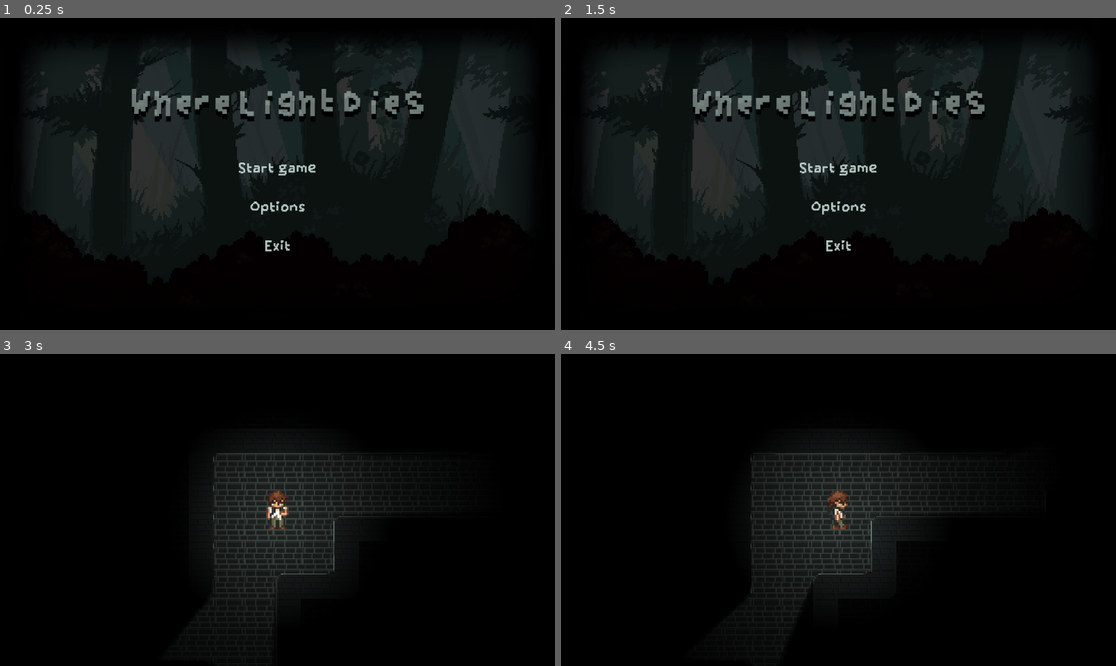
Above: before the commit, frames 1-4 (two rows, left to right).
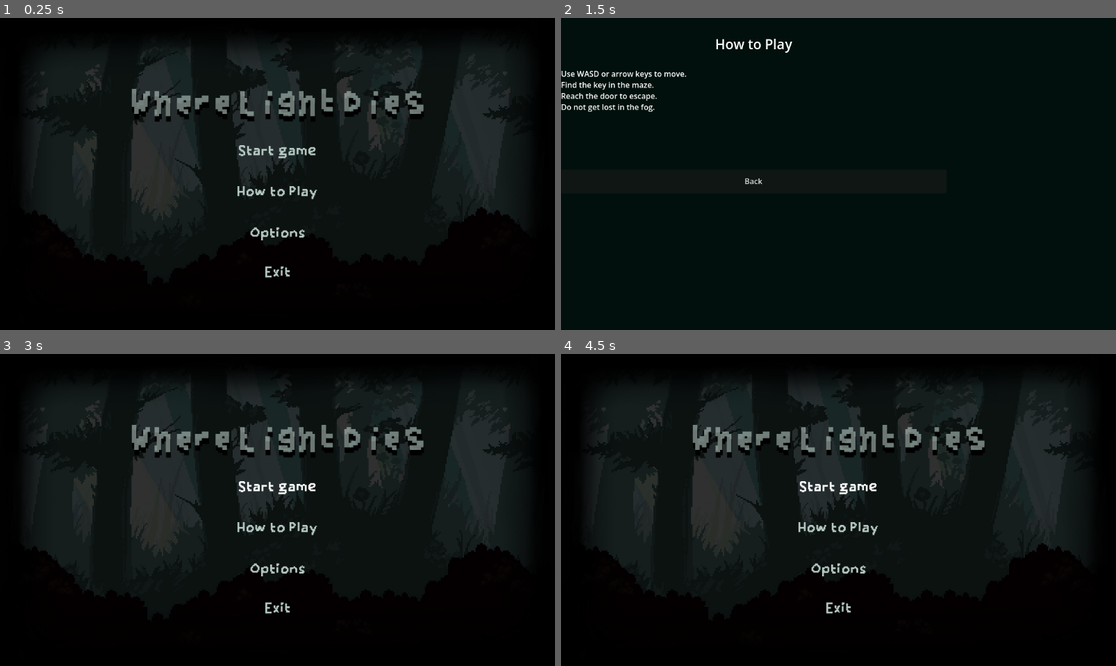
Above: after the commit, the same moments.

Repository: katie-allen2004/Collaborative-Maze-Explorer
Game: Godot game, scene res://start_menu.tscn
Two runs of this game, one before a commit and one after it. Both use one fixed random seed, a clock stepped at 60 frames per second and the inputs below.
Inputs (mouse positions are in pixels of both pictures, inside the frame that each line leads up to):
- Up to frame 1 (0.25 s): no input
- Up to frame 2 (1.5 s): click "Options" at 0.5 s; click (838, 192) at 1.25 s, where only the run after the commit has a clickable "How to Play"
- Up to frame 3 (3 s): click (194, 516) at 2 s, where only the run after the commit has a clickable "Back"; click "Start game" at 2.75 s
- Up to frame 4 (4.5 s): click (838, 488) at 3.5 s, where only the run after the commit has a clickable "Start game"; hold D (move_right) from 4.28 s (still down)

The runs differ from the first frame. In frame 1, 1.2% of the frame differs, in the area x 42-58%, y 40-84%; in frame 2, 15%; in frame 3, 25%, in the area x 5-93%, y 8-95%; in frame 4, 24%.

Commit message:
Add How To Play feature

Diff:
--- /dev/null
+++ b/HowToPlay.tscn
@@ -0,0 +1,59 @@
+[gd_scene format=3 uid="uid://bk727lct8wybq"]
+
+[ext_resource type="Script" uid="uid://ciumtajoi6c82" path="res://how_to_play.gd" id="1_r7xa0"]
+
+[node name="HowToPlay" type="Control" unique_id=918043710]
+layout_mode = 3
+anchors_preset = 0
+offset_right = 40.0
+offset_bottom = 40.0
+script = ExtResource("1_r7xa0")
+
+[node name="ColorRect" type="ColorRect" parent="." unique_id=2075229739]
+layout_mode = 1
+anchors_preset = 15
+anchor_right = 1.0
+anchor_bottom = 1.0
+offset_right = 1880.0
+offset_bottom = 1040.0
+grow_horizontal = 2
+grow_vertical = 2
+color = Color(0.003868322, 0.0628917, 0.049242474, 1)
+
+[node name="VBoxContainer" type="VBoxContainer" parent="." unique_id=2066929846]
+custom_minimum_size = Vector2(800, 400)
+layout_mode = 1
+anchors_preset = 15
+anchor_right = 1.0
+anchor_bottom = 1.0
+offset_right = 760.0
+offset_bottom = 360.0
+grow_horizontal = 2
+grow_vertical = 2
+theme_override_constants/separation = 30
+alignment = 1
+
+[node name="TitleLabel" type="Label" parent="VBoxContainer" unique_id=1732376977]
+custom_minimum_size = Vector2(600, 0)
+layout_mode = 2
+theme_override_font_sizes/font_size = 28
+text = "How to Play"
+horizontal_alignment = 1
+vertical_alignment = 1
+
+[node name="InstructionsLabel" type="RichTextLabel" parent="VBoxContainer" unique_id=1925256327]
+custom_minimum_size = Vector2(700, 180)
+layout_mode = 2
+text = "Use WASD or arrow keys to move.
+Find the key in the maze.
+Reach the door to escape.
+Do not get lost in the fog."
+fit_content = true
+scroll_active = false
+
+[node name="BackButton" type="Button" parent="VBoxContainer" unique_id=671686164]
+custom_minimum_size = Vector2(200, 50)
+layout_mode = 2
+text = "Back"
+
+[connection signal="pressed" from="VBoxContainer/BackButton" to="." method="_on_back_button_pressed"]
--- /dev/null
+++ b/how_to_play.gd
@@ -0,0 +1,9 @@
+extends Control
+
+func _ready():
+	$VBoxContainer/TitleLabel.text = "How to Play"
+	$VBoxContainer/InstructionsLabel.text = "Use WASD or arrow keys to move.\nFind the key in the maze.\nReach the door to escape.\nDo not get lost in the fog."
+	$VBoxContainer/BackButton.text = "Back"
+
+func _on_back_button_pressed():
+	get_tree().change_scene_to_file("res://start_menu.tscn")
--- a/start_menu.gd
+++ b/start_menu.gd
@@ -2,19 +2,19 @@
 
 
 # Called when the node enters the scene tree for the first time.
-func _ready() -> void:
-	pass # Replace with function body.
+
+func _on_start_game_pressed() -> void:
+	$click.play()
+	get_tree().change_scene_to_file("res://EndlessFog.tscn")
+
+func _on_options_pressed() -> void:
+	$click.play()
+	print("options")
+
+func _on_exit_pressed() -> void:
+	$click.play()
+	get_tree().quit()
 
 
-# Called every frame. 'delta' is the elapsed time since the previous frame.
-func _process(delta: float) -> void:
-	pass
-
-func _on_start_game_pressed() -> void:
-	get_tree().change_scene_to_file("res://WhereLightDies.tscn")
-
-func _on_options_pressed() -> void:
-	print("Options pressed")
-
-func _on_exit_pressed() -> void:
-	get_tree().quit()
+func _on_how_to_play_pressed() -> void:
+	get_tree().change_scene_to_file("res://HowToPlay.tscn")
--- a/start_menu.tscn
+++ b/start_menu.tscn
@@ -2,6 +2,7 @@
 
 [ext_resource type="Texture2D" uid="uid://bwory1mq2uwph" path="res://assets/temp-start-screen-bg.jpg" id="1_jwbto"]
 [ext_resource type="Script" uid="uid://bgbxcp4peephy" path="res://start_menu.gd" id="1_v2mkm"]
+[ext_resource type="AudioStream" uid="uid://dy8tdi0n5xqad" path="res://audio/Original 8-Bit Music_ Spooky Theme.mp3" id="2_ctwoq"]
 [ext_resource type="FontFile" uid="uid://bpo13w6vrdn4t" path="res://assets/sd_auto_pilot.ttf" id="2_ia0g5"]
 [ext_resource type="FontFile" uid="uid://jira6kbjcahw" path="res://assets/Qaaxee.ttf" id="2_vpdu5"]
 
@@ -10,6 +11,8 @@
 modulate_color = Color(0.40392157, 0.40392157, 0.40392157, 1)
 
 [sub_resource type="StyleBoxEmpty" id="StyleBoxEmpty_ia0g5"]
+
+[sub_resource type="StyleBoxEmpty" id="StyleBoxEmpty_ctwoq"]
 
 [sub_resource type="StyleBoxEmpty" id="StyleBoxEmpty_vpdu5"]
 
@@ -28,7 +31,7 @@
 shadow_size = 1
 shadow_offset = Vector2(0, 3.41)
 
-[node name="StartMenu" type="Control" unique_id=715151645]
+[node name="StartMenu" type="Control" unique_id=304694012]
 layout_mode = 3
 anchors_preset = 15
 anchor_right = 1.0
@@ -37,7 +40,13 @@
 grow_vertical = 2
 script = ExtResource("1_v2mkm")
 
-[node name="Panel" type="Panel" parent="." unique_id=1474431465]
+[node name="click" type="AudioStreamPlayer" parent="." unique_id=1490807961]
+
+[node name="BGM" type="AudioStreamPlayer" parent="." unique_id=2079630390]
+stream = ExtResource("2_ctwoq")
+autoplay = true
+
+[node name="Panel" type="Panel" parent="." unique_id=1400252301]
 layout_mode = 1
 anchors_preset = 15
 anchor_right = 1.0
@@ -46,7 +55,7 @@
 grow_vertical = 2
 theme_override_styles/panel = SubResource("StyleBoxTexture_ia0g5")
 
-[node name="VBoxContainer" type="VBoxContainer" parent="." unique_id=1620376572]
+[node name="VBoxContainer" type="VBoxContainer" parent="." unique_id=693685247]
 layout_mode = 1
 anchors_preset = 7
 anchor_left = 0.5
@@ -61,7 +70,7 @@
 grow_vertical = 0
 theme_override_constants/separation = 50
 
-[node name="Start Game" type="Button" parent="VBoxContainer" unique_id=1989742362]
+[node name="Start Game" type="Button" parent="VBoxContainer" unique_id=795669481]
 layout_mode = 2
 theme_override_colors/font_color = Color(0.78039217, 0.8627451, 0.8352941, 0.89411765)
 theme_override_colors/font_pressed_color = Color(0.32064736, 0.42509598, 0.39246023, 0.89411765)
@@ -72,7 +81,18 @@
 text = "Start game"
 flat = true
 
-[node name="Options" type="Button" parent="VBoxContainer" unique_id=1428109909]
+[node name="HowToPlay" type="Button" parent="VBoxContainer" unique_id=188835778]
+custom_minimum_size = Vector2(200, 40)
+layout_mode = 2
+theme_override_colors/font_color = Color(0.78039217, 0.8627451, 0.8352941, 0.89411765)
+theme_override_colors/font_pressed_color = Color(0.32156864, 0.42352942, 0.39215687, 0.89411765)
+theme_override_colors/font_hover_color = Color(0.972549, 0.98039216, 0.9764706, 1)
+theme_override_fonts/font = ExtResource("2_vpdu5")
+theme_override_font_sizes/font_size = 30
+theme_override_styles/normal = SubResource("StyleBoxEmpty_ctwoq")
+text = "How to Play"
+
+[node name="Options" type="Button" parent="VBoxContainer" unique_id=1291739087]
 layout_mode = 2
 theme_override_colors/font_color = Color(0.78039217, 0.8627451, 0.8352941, 0.89411765)
 theme_override_colors/font_pressed_color = Color(0.32156864, 0.42352942, 0.39215687, 0.89411765)
@@ -83,7 +103,7 @@
 text = "Options"
 flat = true
 
-[node name="Exit" type="Button" parent="VBoxContainer" unique_id=1806980836]
+[node name="Exit" type="Button" parent="VBoxContainer" unique_id=1582585032]
 layout_mode = 2
 theme_override_colors/font_color = Color(0.78039217, 0.8627451, 0.8352941, 0.89411765)
 theme_override_colors/font_pressed_color = Color(0.32156864, 0.42352942, 0.39215687, 0.89411765)
@@ -94,7 +114,7 @@
 text = "Exit"
 flat = true
 
-[node name="Label" type="Label" parent="." unique_id=152702638]
+[node name="Label" type="Label" parent="." unique_id=1514187533]
 layout_mode = 1
 anchors_preset = 8
 anchor_left = 0.5
@@ -116,5 +136,6 @@
 horizontal_alignment = 1
 
 [connection signal="pressed" from="VBoxContainer/Start Game" to="." method="_on_start_game_pressed"]
+[connection signal="pressed" from="VBoxContainer/HowToPlay" to="." method="_on_how_to_play_pressed"]
 [connection signal="pressed" from="VBoxContainer/Options" to="." method="_on_options_pressed"]
 [connection signal="pressed" from="VBoxContainer/Exit" to="." method="_on_exit_pressed"]
Not shown, added: how_to_play.gd.uid
